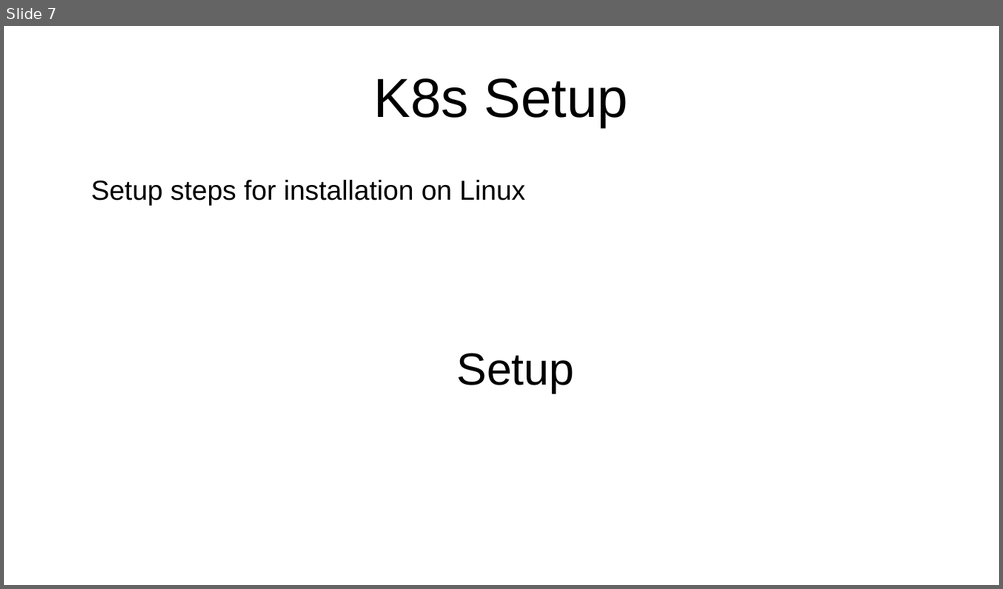
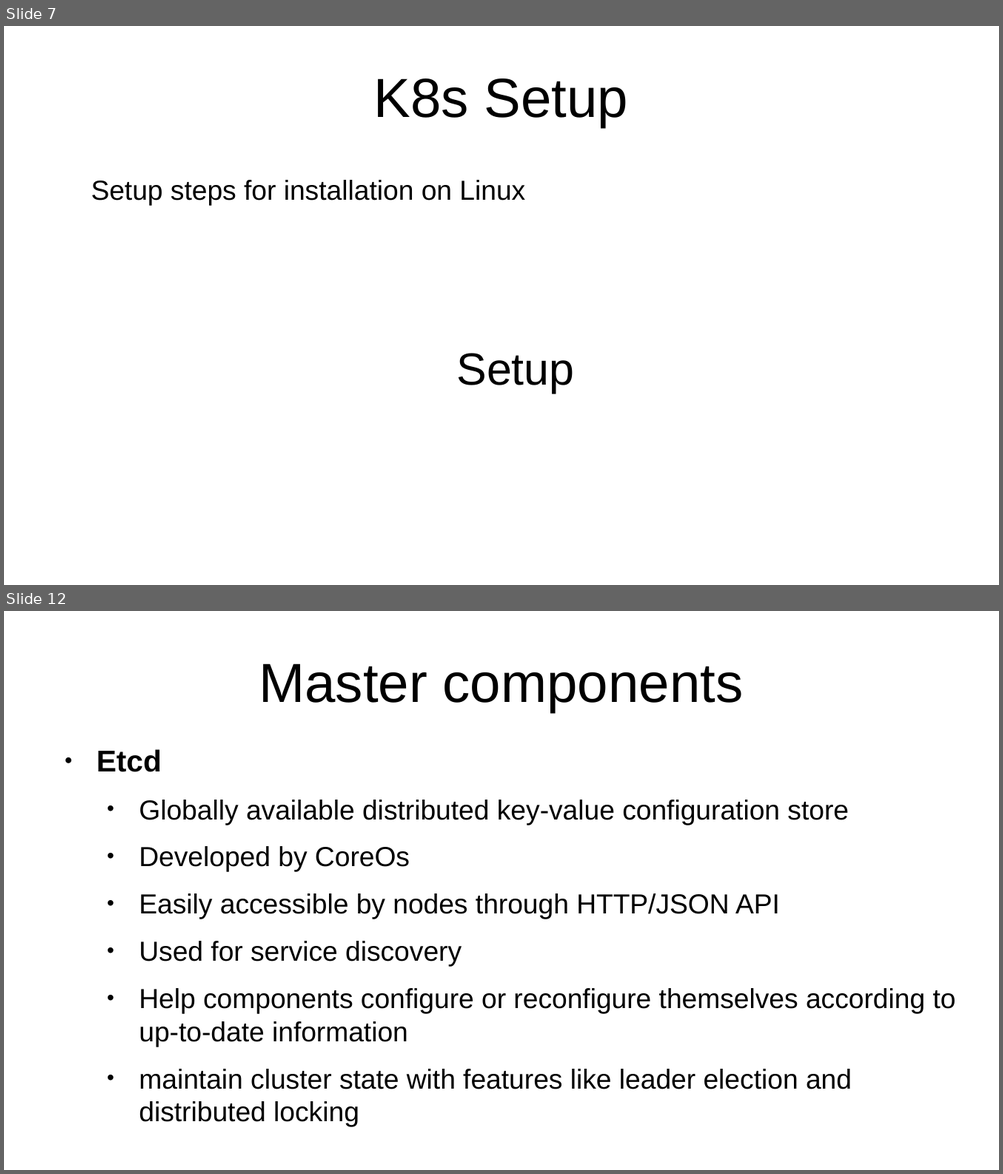
Before and after one commit to ksmane15/docs-k8s, a slide deck: k8s.odp. Shown one above the other, each under a label of ours: slide 7 before the commit, slides 7 and 12 after it; the slides between them are not shown. The pictures are 1003x589 and 1003x1174 pixels, drawn with LibreOffice and Linux fonts; fonts in the diff are those of the drawing. Boxes give left, top, right and bottom in pixels: in the first picture for what was removed or moved away, otherwise in the second. Text is boxed around its words. In the diff, an @@ line names an element or a change of style, - is before the commit and + after.

```diff
--- a/k8s.odp
+++ b/k8s.odp
@@ slide 12 added at (x1=4, y1=611, x2=999, y2=1170), background #FFFFFF @@
@@ title added at (x1=259, y1=664, x2=743, y2=712), 44 pt, text #000000 @@
+Master components
@@ text added at (x1=96, y1=749, x2=956, y2=1128), 22 pt, text #000000 @@
+● Etcd
+  • Globally available distributed key-value configuration store
+  • Developed by CoreOs
+  • Easily accessible by nodes through HTTP/JSON API
+  • Used for service discovery
+  • Help components configure or reconfigure themselves according to up-to-date information
+  • maintain cluster state with features like leader election and distributed locking
```
Also in this commit, not shown: 14 other slides added, 1 slide removed.
